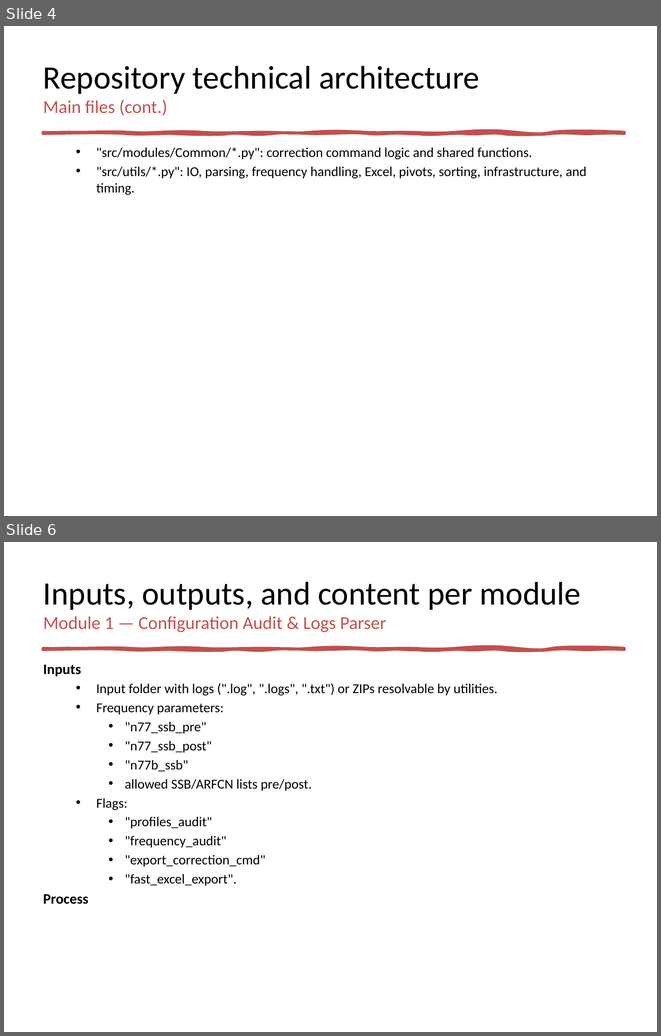
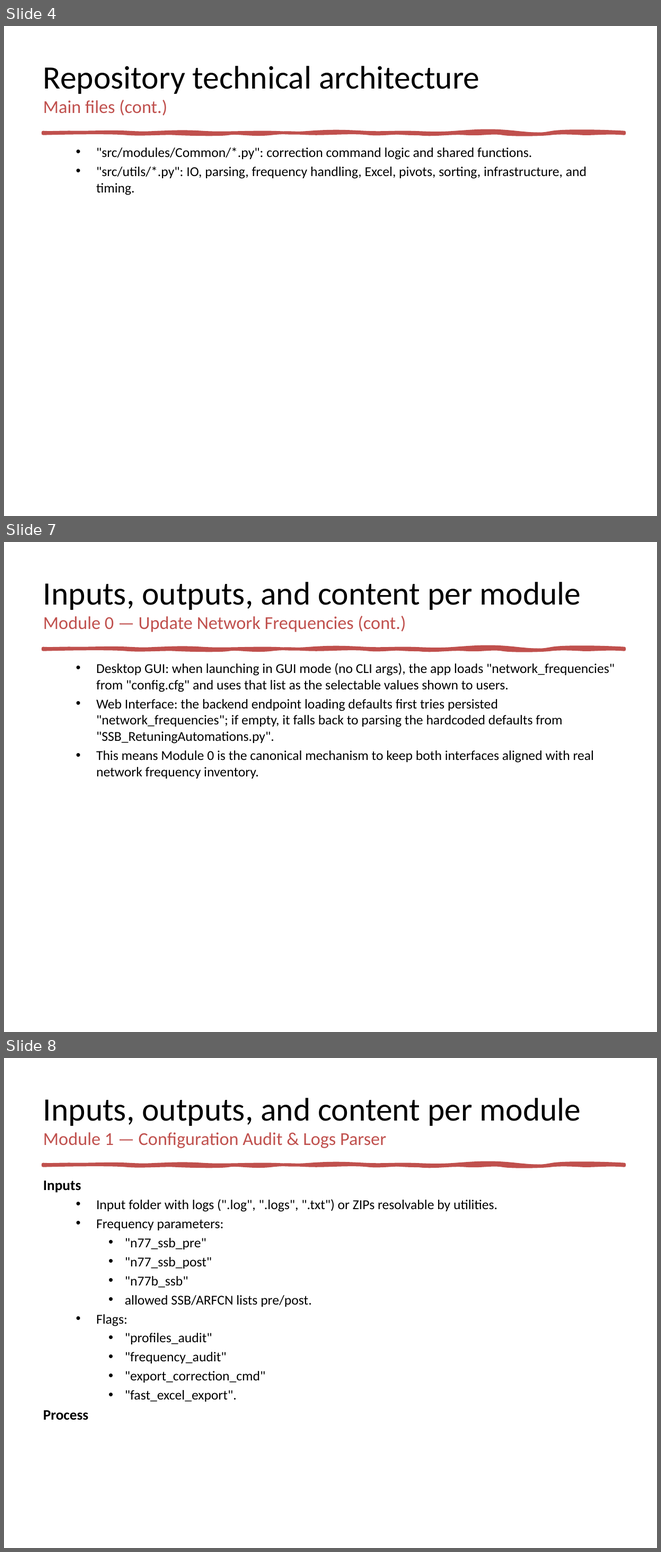
Before and after one commit to jaimetur/SSB_RetuningAutomations, a slide deck: help/User-Guide-SSB-Retuning-Automations-v0.7.3.pptx. Shown one above the other, each under a label of ours: slides 4 and 6 before the commit, slides 4, 7 and 8 after it; the slides between them are not shown. The pictures are 661x1036 and 661x1552 pixels, drawn with LibreOffice and Linux fonts; fonts in the diff are those of the drawing. Boxes give left, top, right and bottom in pixels: in the first picture for what was removed or moved away, otherwise in the second. Text is boxed around its words. In the diff, an @@ line names an element or a change of style, - is before the commit and + after.

```diff
--- a/help/User-Guide-SSB-Retuning-Automations-v0.7.3.pptx
+++ b/help/User-Guide-SSB-Retuning-Automations-v0.7.3.pptx
@@ slide 7 added at [4, 542, 657, 1032], background #FFFFFF; not listed: 1 template element that a slide beside it also shows @@
@@ title added at [43, 582, 581, 632], 20 pt, text #C0504D @@
+Inputs, outputs, and content per module
+Module 0 — Update Network Frequencies (cont.)
@@ text added at [96, 663, 615, 778], 15 pt, text #000000 @@
+  • Desktop GUI: when launching in GUI mode (no CLI args), the app loads "network_frequencies" from "config.cfg" and uses that list as the selectable values shown to users.
+  • Web Interface: the backend endpoint loading defaults first tries persisted "network_frequencies"; if empty, it falls back to parsing the hardcoded defaults from "SSB_RetuningAutomations.py".
+  • This means Module 0 is the canonical mechanism to keep both interfaces aligned with real network frequency inventory.
@@ what was slide 6 is now slide 8 @@
```
Also in this commit, not shown: 1 slide changed, 10 other slides added, 3 other files.
